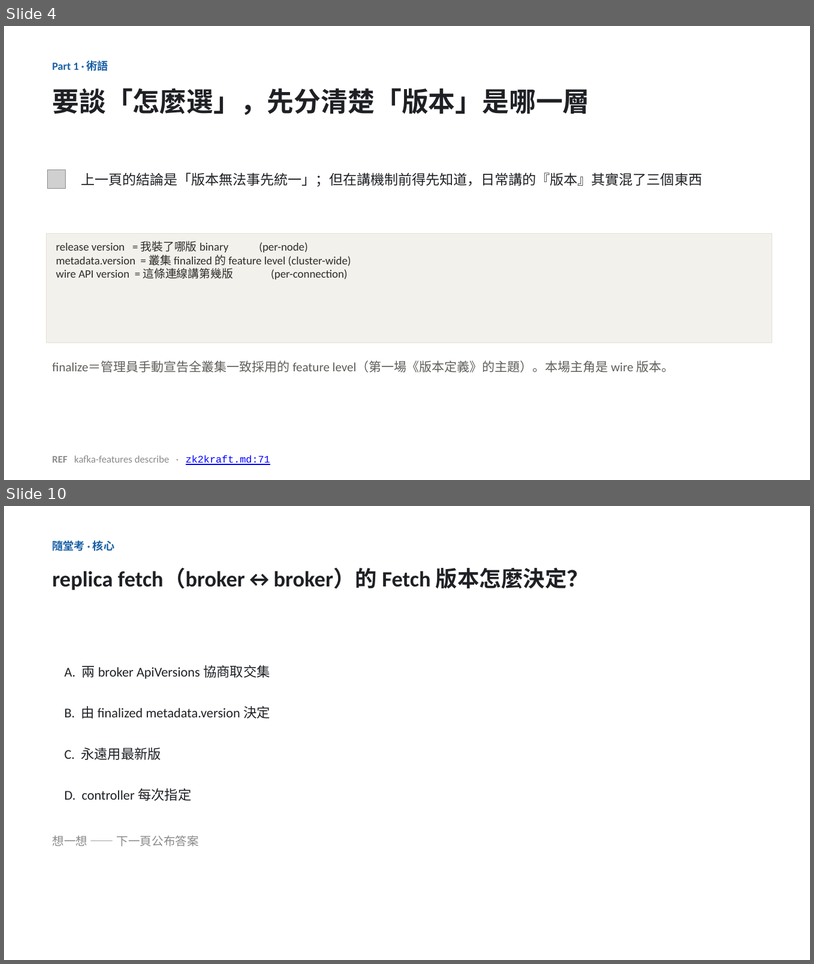
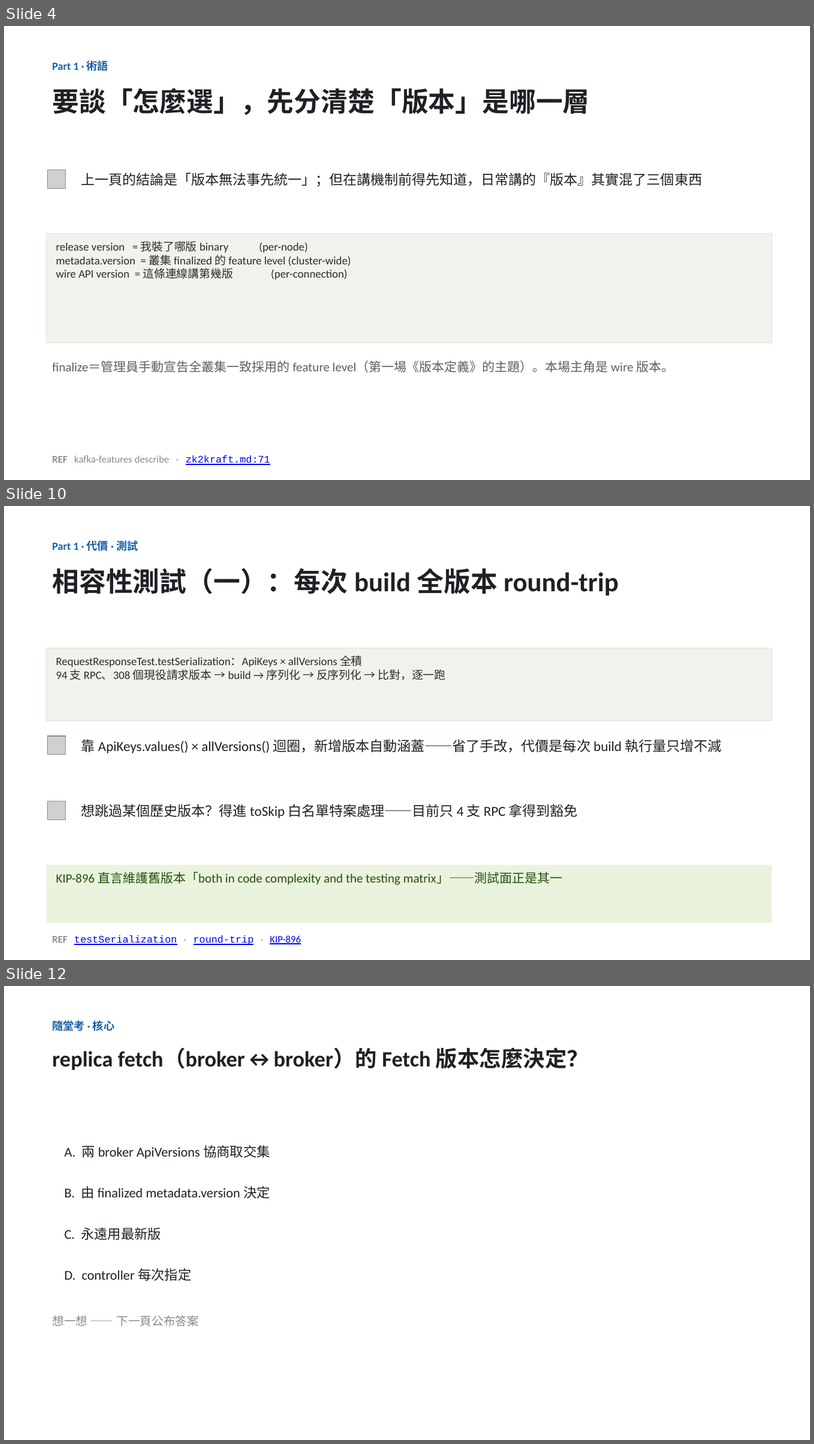
Before and after one commit to unknowntpo/kafka, a slide deck: study/version-control/kafka-version-negotiation.pptx. Shown one above the other, each under a label of ours: slides 4 and 10 before the commit, slides 4, 10 and 12 after it; the slides between them are not shown. The pictures are 814x964 and 814x1444 pixels, drawn with LibreOffice and Linux fonts; fonts in the diff are those of the drawing; grey boxes stand for pictures. Boxes give left, top, right and bottom in pixels: in the first picture for what was removed or moved away, otherwise in the second. Text is boxed around its words. In the diff, an @@ line names an element or a change of style, - is before the commit and + after.

Commit message:
study(version-control): 校正協商心智模型（協商 vs MV 釘版，非「broker↔broker 不協商」）＋相容性測試代價 2 張
- 兩 subagent 對 UP commit 查證：唯一不協商的是 replica fetch；txn markers/broker→controller/Raft 皆協商
- 架構(a)/(b)/對照/Recap/SVG 收斂用詞、補 KIP-584 與 txn markers/OffsetsForLeaderEpoch ref
- 新增相容性測試 2 張（308 版 round-trip、22 歷史版本×升級矩陣×25 MV）＋ compat-testing-cost.md
- 代價頁 REF 補 handler 實證（buildResponseSend/version()>=13/MaxBytes default）
- 架構(b) solve 把兩階段歸給 MV 治理通性；compat-forward-backward.md 收 Q1

```diff
--- a/study/version-control/kafka-version-negotiation.pptx
+++ b/study/version-control/kafka-version-negotiation.pptx
@@ slide 10 added at [4, 506, 810, 960], background #FFFFFF @@
@@ text added at [52, 540, 138, 551], 13 pt, text #185FA5, bold @@
+Part 1 · 代價 · 測試
@@ text added at [52, 568, 619, 595], 32 pt, text #1E2024, bold @@
+相容性測試（一）：每次 build 全版本 round-trip
@@ rectangle added at [47, 648, 772, 721], fill #F3F1EC, outline #E3E0D8 0.5 pt, 13.5 pt, text #2C2C2A @@
+RequestResponseTest.testSerialization：ApiKeys × allVersions 全積
+94 支 RPC、308 個現役請求版本 → build → 序列化 → 反序列化 → 比對，逐一跑
@@ picture added at [48, 736, 66, 754] @@
@@ text added at [81, 739, 722, 753], 16.5 pt, text #1E2024 @@
+靠 ApiKeys.values() × allVersions() 迴圈，新增版本自動涵蓋——省了手改，代價是每次 build 執行量只增不減
@@ picture added at [48, 801, 66, 819] @@
@@ text added at [81, 804, 578, 818], 16.5 pt, text #1E2024 @@
+想跳過某個歷史版本？得進 toSkip 白名單特案處理——目前只 4 支 RPC 拿得到豁免
@@ rectangle added at [47, 865, 772, 923], fill #E9F3DE, 15 pt, text #27500A @@
+KIP-896 直言維護舊版本「both in code complexity and the testing matrix」——測試面正是其一
@@ text added at [52, 935, 301, 945], 12 pt, text #0000FF, underline @@
+REF testSerialization · round-trip · KIP-896
@@ what was slide 10 is now slide 12 @@
```
Also in this commit, not shown: 4 slides changed, 2 other slides added, 1 slide removed, 5 other files.
